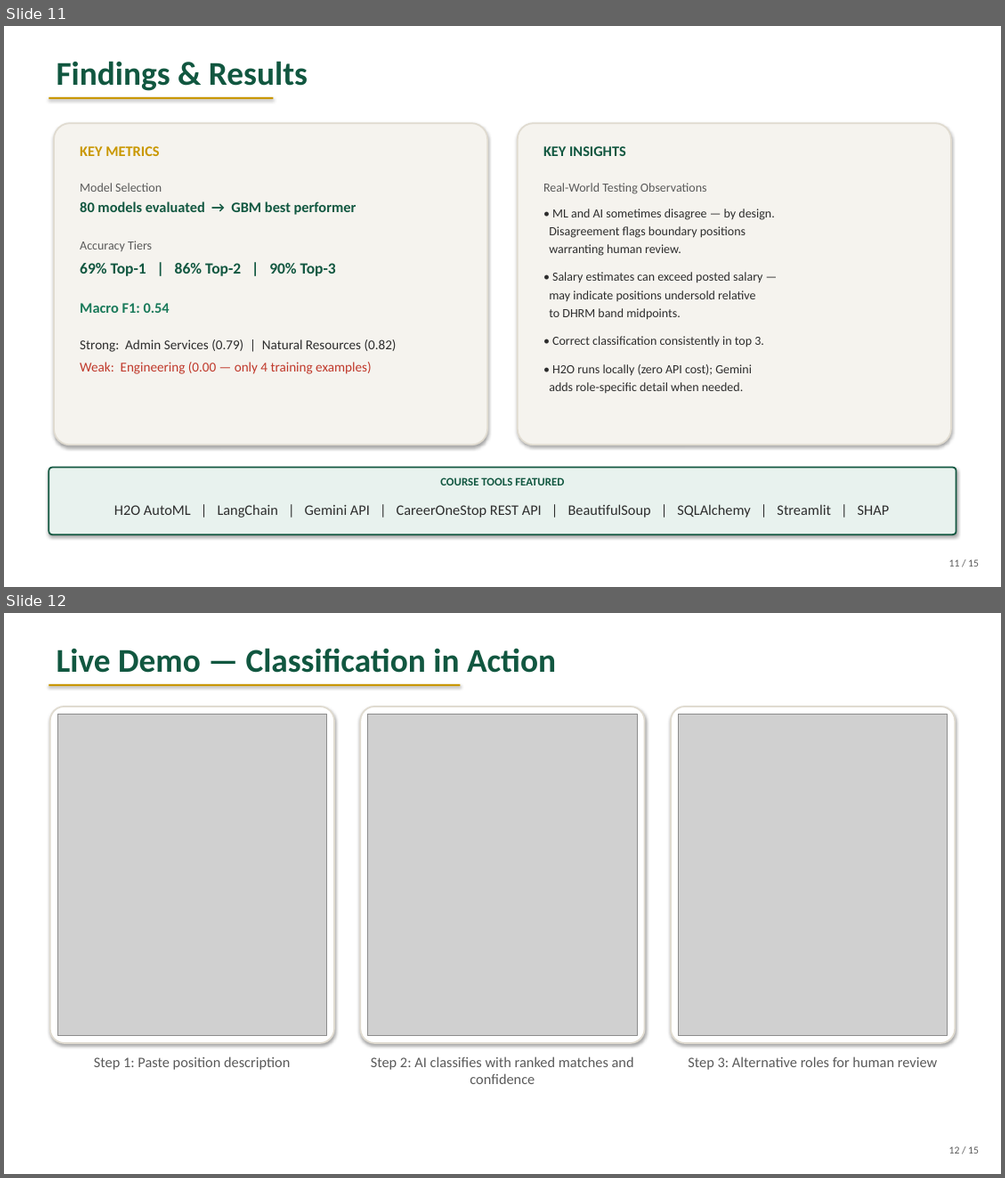
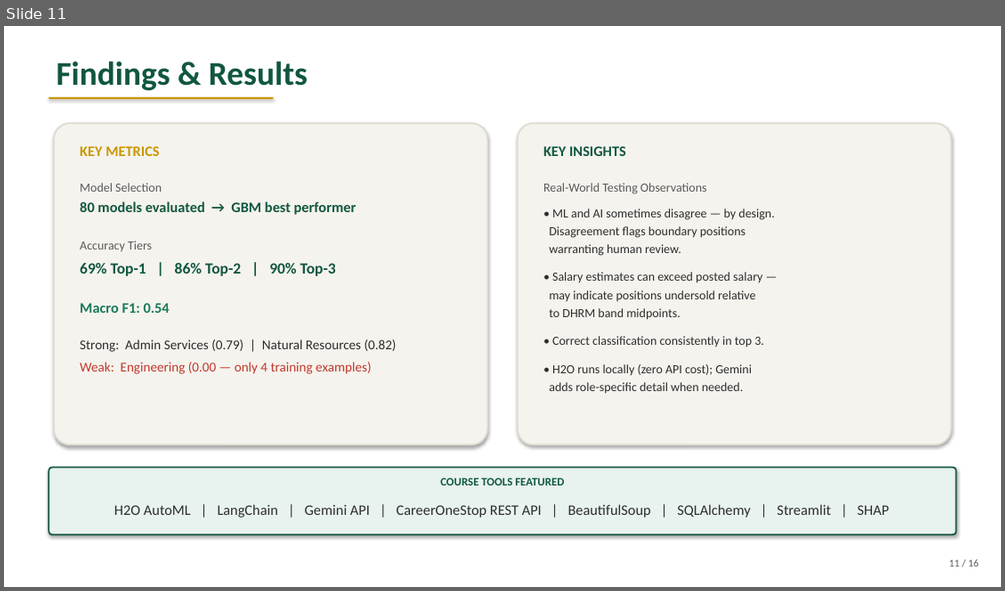
Before and after one commit to MSBA-Spring2026-Team-7/GRIFFIN-HR-Classification, a slide deck: ppt/GRIFFIN_BigData_Presentation.pptx. Shown one above the other, each under a label of ours: slides 11 and 12 before the commit, slide 11 after it. The pictures are 1005x1178 and 1005x591 pixels, drawn with LibreOffice and Linux fonts; fonts in the diff are those of the drawing; grey boxes stand for pictures. Boxes give left, top, right and bottom in pixels: in the first picture for what was removed or moved away, otherwise in the second. Text is boxed around its words. In the diff, an @@ line names an element or a change of style, - is before the commit and + after.

```diff
--- a/ppt/GRIFFIN_BigData_Presentation.pptx
+++ b/ppt/GRIFFIN_BigData_Presentation.pptx
@@ slide 12 removed at [4,613,1001,1174], background #FFFFFF @@
@@ text removed at [57,648,556,673] @@
-Live Demo — Classification in Action
@@ rectangle removed at [48,684,461,686] @@
@@ rounded rectangle removed at [50,706,334,1043] @@
@@ picture removed at [57,714,327,1036] @@
@@ rounded rectangle removed at [361,706,645,1043] @@
@@ picture removed at [368,714,638,1036] @@
@@ rounded rectangle removed at [671,706,955,1043] @@
@@ picture removed at [679,714,947,1036] @@
@@ text removed at [94,1056,290,1070] @@
-Step 1: Paste position description
@@ text removed at [371,1056,634,1084] @@
-Step 2: AI classifies with ranked matches and confidence
@@ text removed at [688,1056,937,1070] @@
-Step 3: Alternative roles for human review
@@ text removed at [949,1146,979,1153] @@
-12 / 15
@@ slide 11 changed as well @@
@@ text at [949,559,979,566]: text changed @@
-11 / 15
+11 / 16
```
Also in this commit, not shown: 13 other slides changed, 2 slides added, 3 other files.
